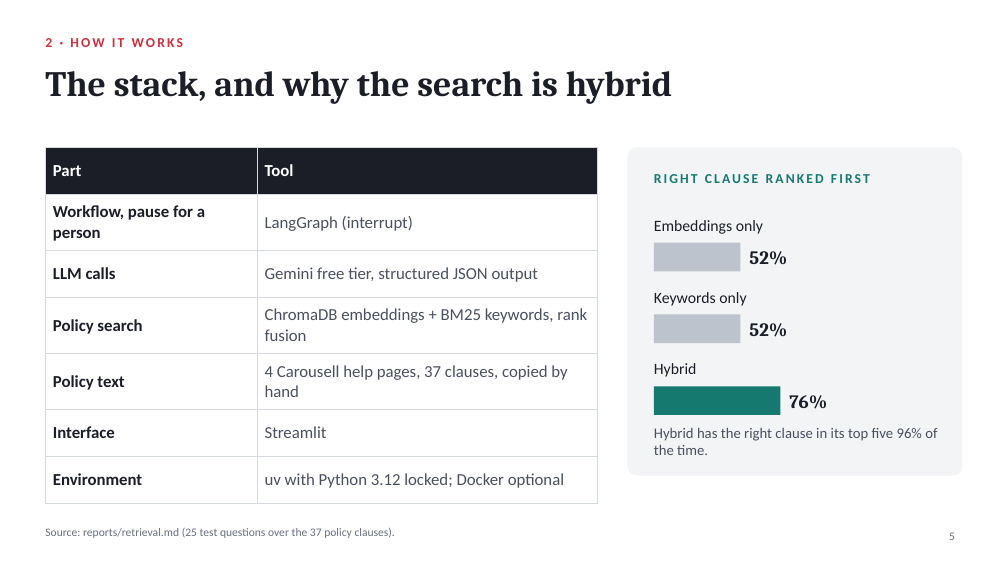
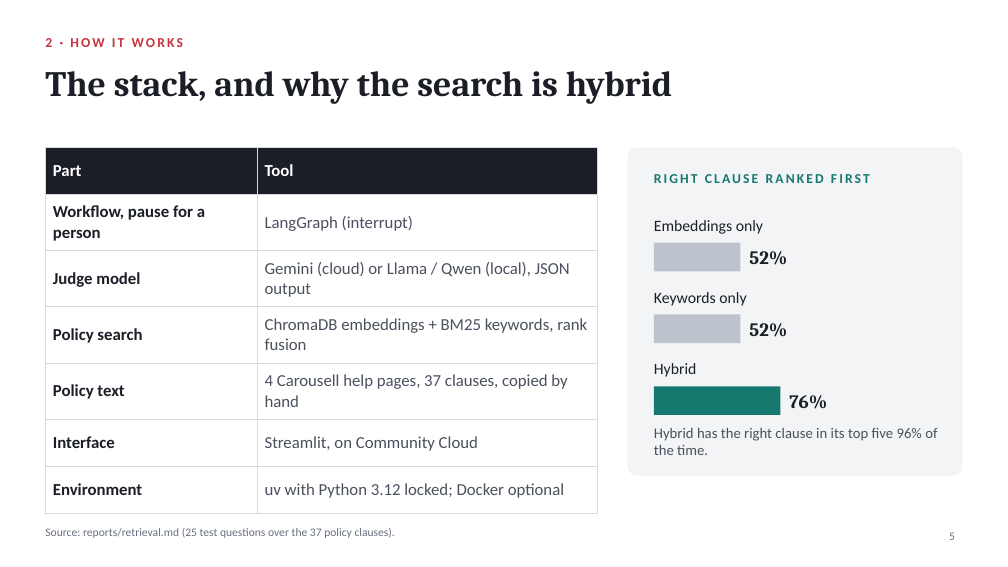
Before and after one commit to J0knee10/carousell-dispute-agent-bc3415, a slide deck: slide 5 of presentation/Carousell_Dispute_Agent_Slides.pptx. Drawn at 1008x567 pixels with LibreOffice and Linux fonts; fonts in the diff are those of the drawing. Boxes give left, top, right and bottom in pixels: in the first picture for what was removed or moved away, otherwise in the second. Text is boxed around its words. In the diff, an @@ line names an element or a change of style, - is before the commit and + after.

```diff
--- a/presentation/Carousell_Dispute_Agent_Slides.pptx
+++ b/presentation/Carousell_Dispute_Agent_Slides.pptx
@@ table at (45,147,597,502) @@
-row 3, column 1: LLM calls
+row 3, column 1: Judge model
-row 3, column 2: Gemini free tier, structured JSON output
+row 3, column 2: Gemini (cloud) or Llama / Qwen (local), JSON output
-row 6, column 2: Streamlit
+row 6, column 2: Streamlit, on Community Cloud
```
Also in this commit, not shown: 4 other slides changed, 2 other files.
